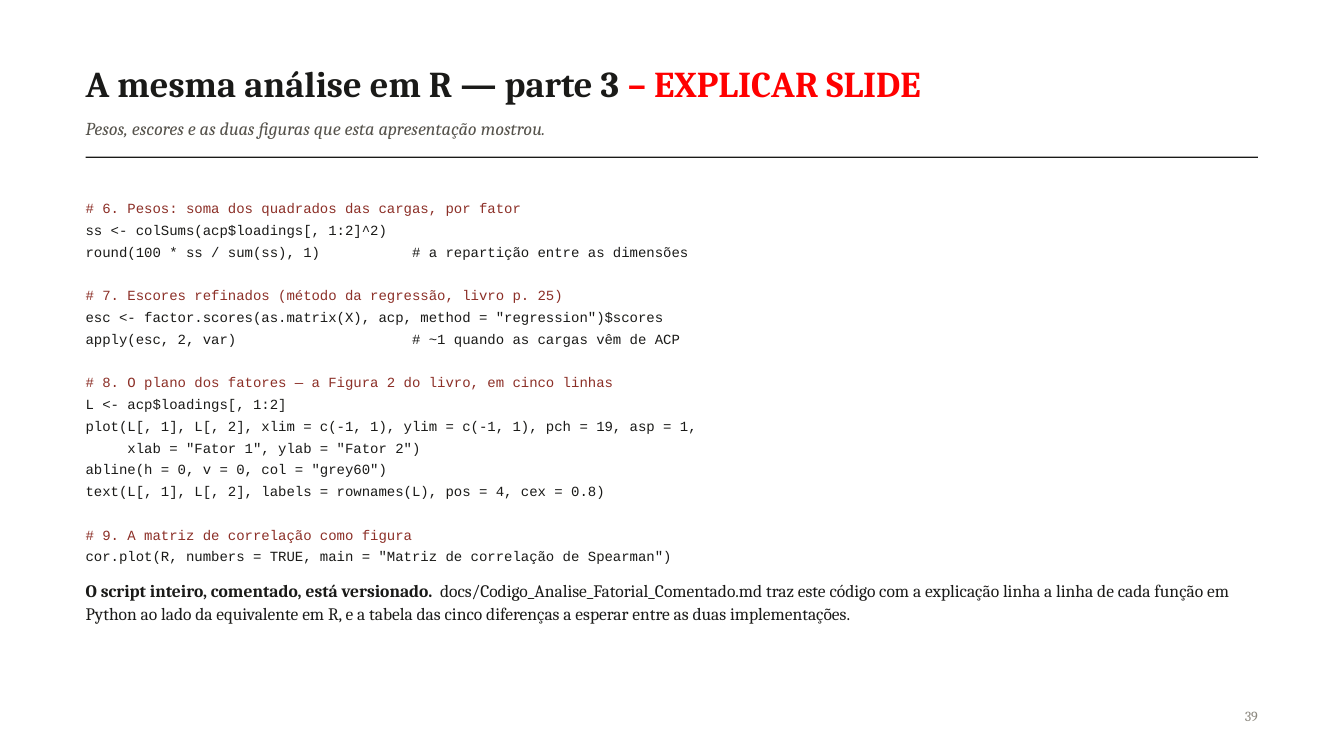
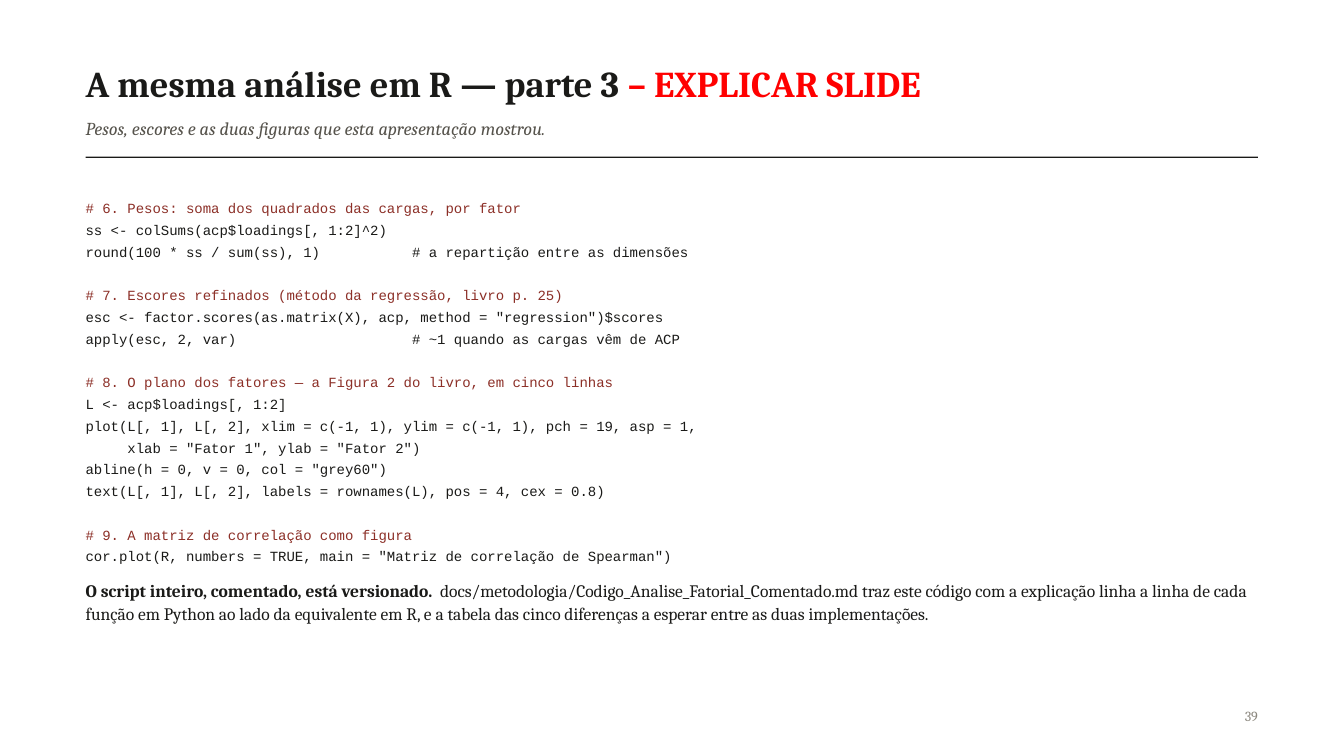
Before and after one commit to pedrinndias/Projeto_IVS_Censo, a slide deck: slide 39 of docs/Apresentacoes_IVS/Analise_Fatorial_NB04_2026-09.pptx. Drawn at 1344x756 pixels with LibreOffice and Linux fonts; fonts in the diff are those of the drawing. Boxes give left, top, right and bottom in pixels: in the first picture for what was removed or moved away, otherwise in the second. Text is boxed around its words. In the diff, an @@ line names an element or a change of style, - is before the commit and + after.

Commit message:
fix(apresentacao): corrige três números errados no deck da fatorial (AUD-07, DEC-1, AUD-04)
Correções pontuais por python-pptx (run.text, sem tocar em mais nada do
slide), no deck editado à mão docs/Apresentacoes_IVS/Analise_Fatorial_NB04_2026-09.pptx:

- S97 (corpo, AUD-07): "o segundo maior está na casa dos R$ 30 mil" -> "é R$
  45.385,44" (top-5 de renda em BH no .db: 170418,06 / 45385,44 / ...).
- S96 (notas, AUD-07): "Em 87 mil setores" -> "Em 104.096 setores" (n do
  agregado com o extremo em extremo_bh_descritivas.csv; 87 mil é o recorte da
  fatorial, não o agregado da EDA).
- S97 (notas, AUD-07): "achatar a escala de um quinto do município" -> "de
  37% do município" (1.909/5.112 setores abaixo de 0,05 na normalização
  min-max, extremo_bh_normalizacao.csv).
- S68 e S91 (DEC-1): caminho do arquivo com 3.357 setores agora aponta para
  banco_de_dados/eda/atualizada/renda_outliers_rastreados.csv (a 2ª rodada,
  sem o extremo); o número já estava certo, só o caminho apontava para a raiz
  (3.358 linhas).
- S39 e S88 (AUD-04): caminhos desatualizados pela reorganização de docs/ --
  docs/metodologia/Codigo_Analise_Fatorial_Comentado.md e
  docs/relatorios/Relatorio_EDA_Fase3_IVS_ELSI.md.

scripts/gerar_slides_extremo_bh.js também corrigido nos três pontos do
AUD-07 (linhas ~70, 78, 95), trocando texto fixo por valores lidos de
extremo_bh_descritivas.csv e extremo_bh_normalizacao.csv -- gerador testado
à parte (scratchpad da sessão), nunca usado para regerar o deck real.

Conferido antes/depois com scripts/inventario_apresentacao.py: 98 slides, 98
notas, 21 EXPLICAR, sem mudança. Validado contra o HEAD anterior com o
validador de OOXML da skill pptx (lxml/defusedxml): mesmas 3 violações de ID
já existentes no original (masters duplicados, pré-existente, não introduzida
aqui) e zero erros novos -- a checagem de relação "theme3.xml não referenciada"
que o original tinha desapareceu, efeito do próprio save() do python-pptx ao
não reempacotar uma parte já órfã, não uma edição minha.

```diff
--- a/docs/Apresentacoes_IVS/Analise_Fatorial_NB04_2026-09.pptx
+++ b/docs/Apresentacoes_IVS/Analise_Fatorial_NB04_2026-09.pptx
@@ text at [86, 584, 1247, 624]: text changed @@
-O script inteiro, comentado, está versionado. docs/Codigo_Analise_Fatorial_Comentado.md traz este código com a explicação linha a linha de cada função em Python ao lado da equivalente em R, e a tabela das cinco diferenças a esperar entre as duas implementações.
+O script inteiro, comentado, está versionado. docs/metodologia/Codigo_Analise_Fatorial_Comentado.md traz este código com a explicação linha a linha de cada função em Python ao lado da equivalente em R, e a tabela das cinco diferenças a esperar entre as duas implementações.
```
Also in this commit, not shown: 4 other slides changed, 1 other file.
